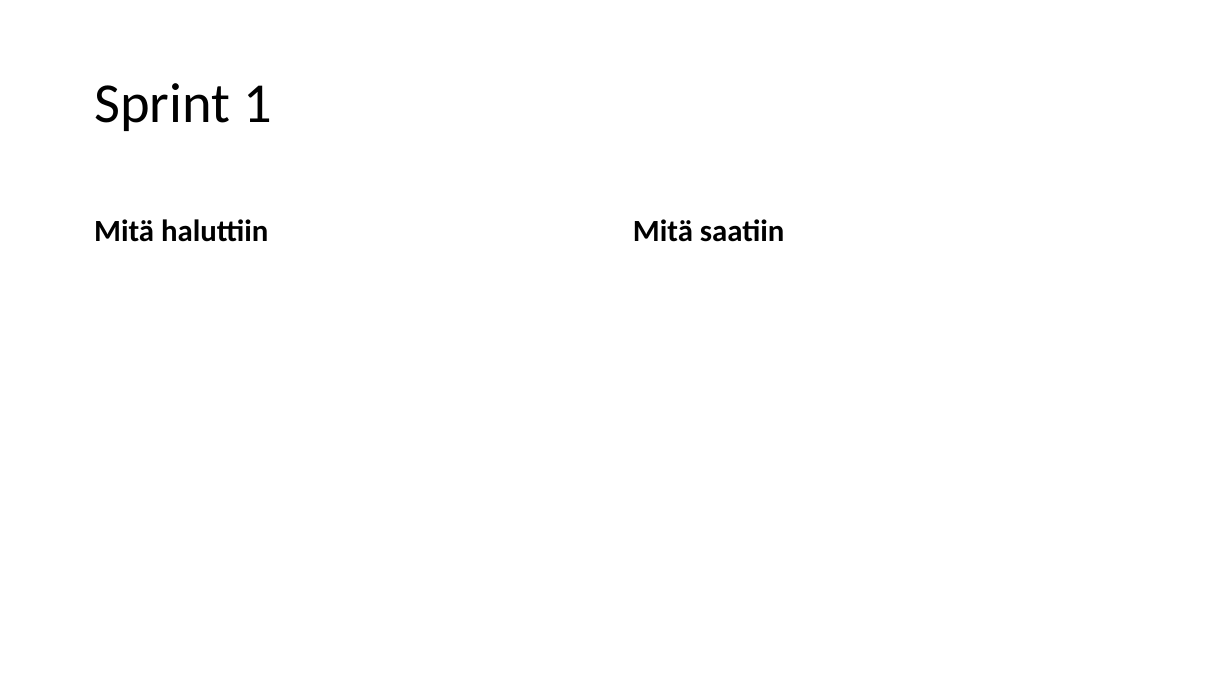
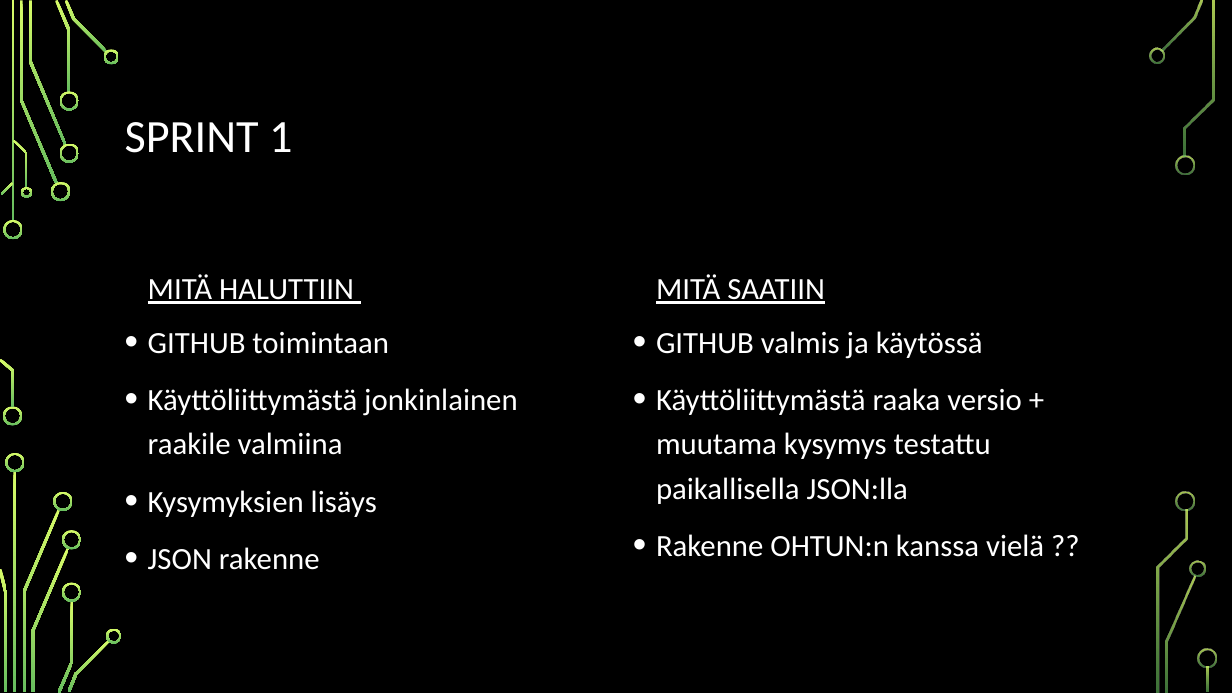
Before and after one commit to juliuspartanen/Reiska-1.1, a slide deck: slide 2 of PP-reiskat.pptx. Drawn at 1232x693 pixels with LibreOffice and Linux fonts; fonts in the diff are those of the drawing; background and template pictures are left out. Boxes give left, top, right and bottom in pixels: in the first picture for what was removed or moved away, otherwise in the second. Text is boxed around its words. In the diff, an @@ line names an element or a change of style, - is before the commit and + after.

```diff
--- a/PP-reiskat.pptx
+++ b/PP-reiskat.pptx
@@ background #FFFFFF to picture (left out) @@
@@ title at bbox=[125, 122, 292, 153]: text changed; size 44 to 36 pt; text colour #000000 to #FFFFFF @@
-Sprint 1
+SPRINT 1
@@ text at bbox=[148, 274, 354, 304]: text changed; text colour #000000 to #FFFFFF; bold off @@
-Mitä haluttiin
+MITÄ HALUTTIIN
@@ text at bbox=[656, 274, 825, 304]: text changed; text colour #000000 to #FFFFFF; bold off @@
-Mitä saatiin
+MITÄ SAATIIN
@@ text added at bbox=[148, 332, 518, 570], 24 pt, text #FFFFFF @@
+• GITHUB toimintaan
+• Käyttöliittymästä jonkinlainen raakile valmiina
+• Kysymyksien lisäys
+• JSON rakenne
@@ text added at bbox=[656, 331, 1044, 557], 24 pt, text #FFFFFF @@
+• GITHUB valmis ja käytössä
+• Käyttöliittymästä raaka versio + muutama kysymys testattu paikallisella JSON:lla
+• Rakenne OHTUN:n kanssa vielä ??
@@ group added at bbox=[0, 0, 1217, 693]: 33 freeform shapes, 3 rectangles @@
```
Also in this commit, not shown: 7 other slides changed, 1 slide added.
